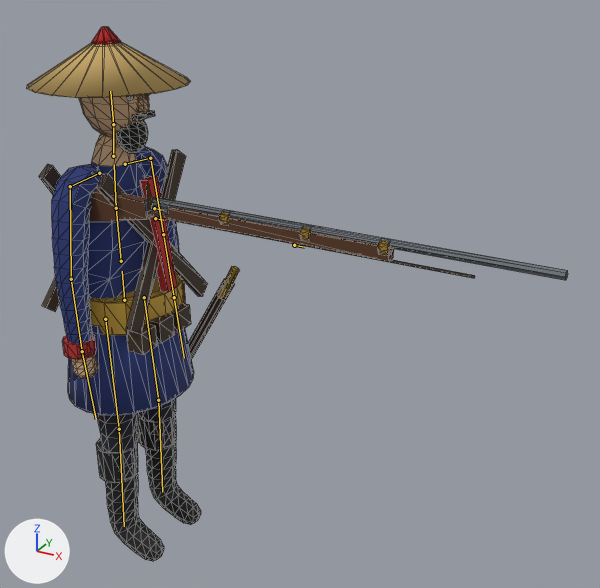
The glTF model models/era2/xitoy2_sarboz.glb, before and after one commit.
One viewpoint serves both versions: a camera (50 mm lens) standing at (1.74, -1.95, 2.1) and looking at (0.62, 0.09, 1.08). Arrows for +X, +Y and +Z are at lower left; the lights stay in place. The first picture is the older version. The bones that change, and the others that lie on the model, are drawn over the model as lines. Mesh edges are drawn as thin lines.

In view in the first picture: 'Body', 'Rifle'.
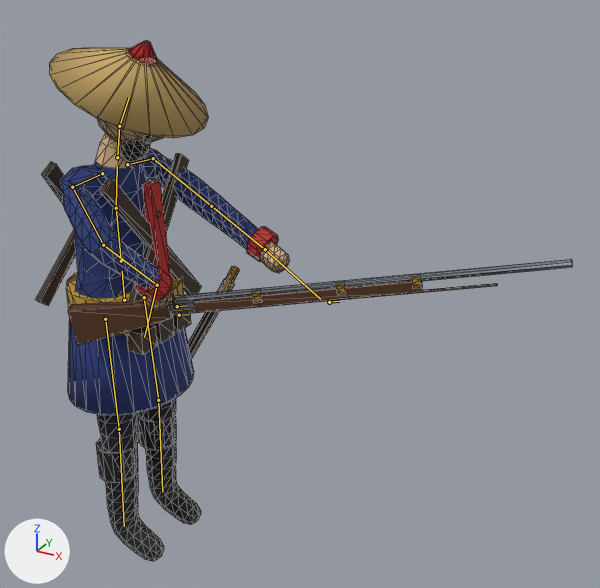
The newer file adds an action. The first version stands in its rest pose; the second is drawn at frame 14 of the action 'Reload2'.

Edits to the scene script, one JSON object a line:
```json
{"block": "bone_chest", "where": "bone_chest = bpy.data.objects['Rig'].pose.bones['Chest']  # child of 'Spine'"}
{"op": "set", "path": "bone_chest.rotation_quaternion", "old": "(1.0, 0.0, 0.0, 0.0)", "new": "(0.999, -0.003, 0.0, -0.044)", "note": "degrees (0, 0, 0) -> degrees (0, 0, -5)"}
{"block": "bone_head", "where": "bone_head = bpy.data.objects['Rig'].pose.bones['Head']  # child of 'Neck'"}
{"op": "set", "path": "bone_head.rotation_quaternion", "old": "(1.0, 0.0, 0.0, 0.0)", "new": "(0.982, 0.0, 0.0, -0.191)", "note": "degrees (0, 0, 0) -> degrees (0, 0, -22)"}
{"block": "bone_upperarm_l", "where": "bone_upperarm_l = bpy.data.objects['Rig'].pose.bones['UpperArm.L']  # child of 'Shoulder.L'"}
{"op": "set", "path": "bone_upperarm_l.rotation_quaternion", "old": "(1.0, 0.0, 0.0, 0.0)", "new": "(0.349, 0.473, 0.724, -0.36)", "note": "degrees (0, 0, 0) -> degrees (21, 122, -55)"}
{"block": "bone_forearm_l", "where": "bone_forearm_l = bpy.data.objects['Rig'].pose.bones['ForeArm.L']  # child of 'UpperArm.L'"}
{"op": "set", "path": "bone_forearm_l.rotation_quaternion", "old": "(1.0, 0.0, 0.0, 0.0)", "new": "(0.998, 0.045, 0.0, 0.043)", "note": "degrees (0, 0, 0) -> degrees (5, 0, 5)"}
{"block": "bone_upperarm_r", "where": "bone_upperarm_r = bpy.data.objects['Rig'].pose.bones['UpperArm.R']  # child of 'Shoulder.R'"}
{"op": "set", "path": "bone_upperarm_r.rotation_quaternion", "old": "(1.0, 0.0, 0.0, 0.0)", "new": "(0.518, -0.568, -0.63, -0.108)", "note": "degrees (0, 0, 0) -> degrees (-134, -51, 73)"}
{"block": "bone_forearm_r", "where": "bone_forearm_r = bpy.data.objects['Rig'].pose.bones['ForeArm.R']  # child of 'UpperArm.R'"}
{"op": "set", "path": "bone_forearm_r.rotation_quaternion", "old": "(1.0, 0.0, 0.0, 0.0)", "new": "(0.749, 0.055, 0.027, -0.66)", "note": "degrees (0, 0, 0) -> degrees (3, 7, -83)"}
{"block": "bone_hand_r", "where": "bone_hand_r = bpy.data.objects['Rig'].pose.bones['Hand.R']  # child of 'ForeArm.R'"}
{"op": "set", "path": "bone_hand_r.rotation_quaternion", "old": "(1.0, 0.0, 0.0, 0.0)", "new": "(0.924, 0.378, 0.042, 0.042)", "note": "degrees (0, 0, 0) -> degrees (45, 3, 6)"}
{"block": "bone_rifle", "where": "bone_rifle = bpy.data.objects['Rig'].pose.bones['Rifle']  # child of 'Chest'"}
{"op": "set", "path": "bone_rifle.location", "old": "(0.0, 0.0, 0.0)", "new": "(-0.02, 0.06, -0.28)"}
{"op": "set", "path": "bone_rifle.rotation_quaternion", "old": "(1.0, 0.0, 0.0, 0.0)", "new": "(0.971, 0.102, 0.023, 0.215)", "note": "degrees (0, 0, 0) -> degrees (12, 0, 25)"}
```

Location of each change, [x1, y1, x2, y2] in pixels of the pictures (600 x 588 px):
```json
{"object": "Body", "change": "posed", "before": [27, 27, 239, 561], "after": [35, 40, 290, 561], "on screen": "20% wider"}
{"object": "Rifle", "change": "posed", "before": [89, 185, 568, 280], "after": [68, 259, 573, 345], "on screen": "9% shorter"}
{"bone": "Chest", "before": "(116, 208) to (114, 164)", "after": "(116, 208) to (117, 165)"}
{"bone": "Head", "before": "(113, 124) to (110, 91)", "after": "(119, 126) to (129, 97)"}
{"bone": "UpperArm.L", "before": "(150, 158) to (163, 234)", "after": "(153, 158) to (211, 206)"}
{"bone": "ForeArm.L", "before": "(163, 234) to (174, 297)", "after": "(211, 206) to (265, 249)"}
{"bone": "UpperArm.R", "before": "(70, 186) to (71, 279)", "after": "(72, 187) to (103, 245)"}
{"bone": "ForeArm.R", "before": "(71, 279) to (82, 351)", "after": "(103, 245) to (157, 285)"}
{"bone": "Hand.R", "before": "(82, 351) to (96, 419)", "after": "(157, 285) to (144, 337)"}
{"bone": "Rifle", "before": "(154, 208) to (163, 210)", "after": "(177, 306) to (186, 305)"}
```
